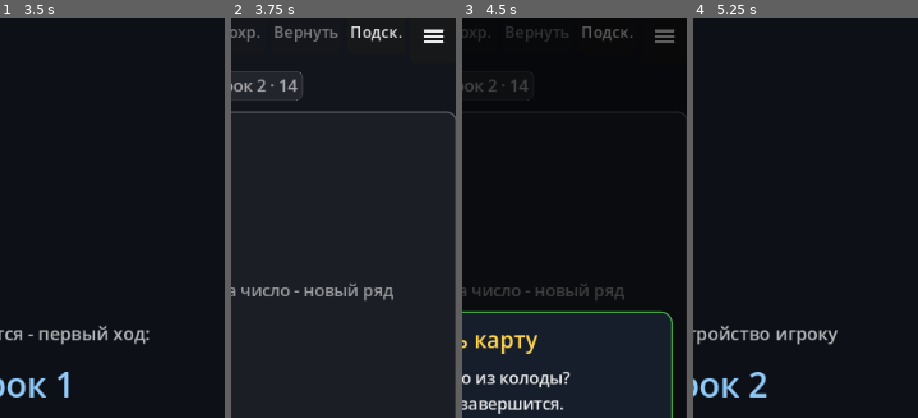
Above: before the commit, frames 1-4 (left to right).
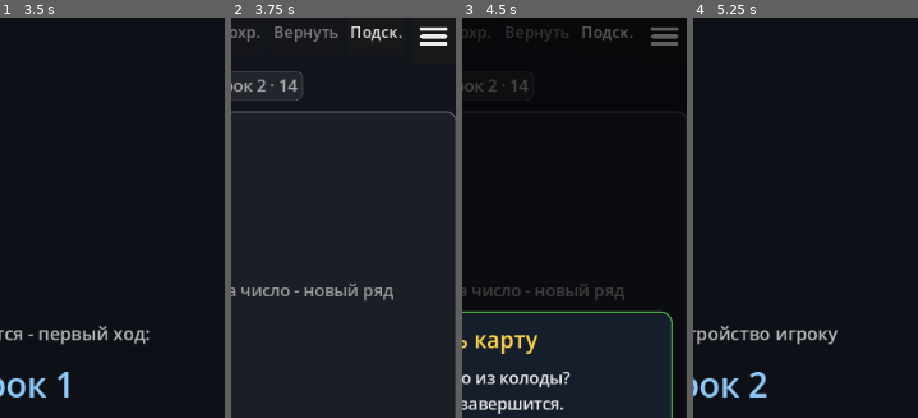
Above: after the commit, the same moments.

Repository: victor-osipov-dev/digital_game
Game: Godot game, scene res://scenes/main_menu.tscn
The game is run twice, just before and just after one commit, with the same random seed, the same clock (stepped at 60 frames per second) and the same inputs.
Inputs:
- Up to frame 1 (3.5 s): click "Начать" at 0.5 s; click "Колода 78" at 1.25 s; click "Подск." at 2 s; click "Взять" at 2.75 s
- Up to frame 2 (3.75 s): click "Готов(-а)" at 3.5 s
- Up to frame 3 (4.5 s): click "Колода 78" at 4.25 s
- Up to frame 4 (5.25 s): click "Взять" at 5 s
The pictures show only the part of the screen within x 48-98%, y 2-52%; the shares and areas given below are measured in that part.

Frame 1 is identical in both runs. In frame 2, 0.4% of the frame differs, in the area x 83-97%, y 2-7%; in frame 3, 0.4%; in frame 4, nothing differs.

Commit message:
Бургер вровень с рядом + колода с потолком Среднего
- Бургер был выше соседей: иконка 36px + поля стиля вылезали за
  touch(46). Размер значка теперь считается по факту (_fit_burger_icon:
  высота кнопки минус поля минус зазор, минимум 20) — иконка всегда
  влезает, высота равна соседям. Пин: бургер == подсказке по высоте.
- Колода на «Большом» как на «Среднем»: новый Settings.touch_capped +
  fs_capped(16, 1) для текста и touch_capped для минимума. Пины: текст
  21 и размер 1-в-1 со средним после пересборки.

Проверено: 21/22; test_online снова уронил кросс-токен живых серверов
(известный gossip-флак, соло чист, моих файлов не грузит). Web собран.

Co-Authored-By: Claude Opus 5 (1M context) <noreply@anthropic.com>

Diff:
--- a/scripts/core/settings.gd
+++ b/scripts/core/settings.gd
@@ -49,6 +49,13 @@
 func fs_capped(base: int, cap_scale: int) -> int:
 	var idx := clampi(mini(text_scale, cap_scale), 0, TEXT_SCALES.size() - 1)
 	return maxi(FS_MIN, int(round(base * TEXT_SCALES[idx])))
+
+
+## Тот же потолок для размеров контролов: кнопка колоды на «Большом»
+## остаётся как на «Среднем» (иначе она доминирует над строкой).
+func touch_capped(base: int, cap_scale: int) -> int:
+	var idx := clampi(mini(text_scale, cap_scale), 0, TEXT_SCALES.size() - 1)
+	return maxi(1, int(round(base * TEXT_SCALES[idx])))
 
 ## Размер интерактивного контроля (кнопки, поля ввода, переключатели).
 ## Растёт вместе с выбранным размером текста, чтобы пальцем было легко:
--- a/scripts/ui/game.gd
+++ b/scripts/ui/game.gd
@@ -312,8 +312,12 @@
 
 	deck_button = Button.new()
 	deck_button.clip_text = true
-	deck_button.custom_minimum_size = Vector2(Settings.touch_w(92), Settings.touch(52))
-	deck_button.add_theme_font_size_override("font_size", Settings.fs(16))
+	# Размер и текст с потолком «Среднего»: на «Большом» колода остаётся
+	# как на среднем, а не доминирует над строкой.
+	deck_button.custom_minimum_size = Vector2(
+		mini(float(Settings.touch_capped(92, 1)), get_viewport_rect().size.x * 0.44),
+		Settings.touch_capped(52, 1))
+	deck_button.add_theme_font_size_override("font_size", Settings.fs_capped(16, 1))
 	deck_button.pressed.connect(_on_deck_pressed)
 	var deck_sb := StyleBoxFlat.new()
 	deck_sb.bg_color = Color("2F3B4C")
@@ -386,7 +390,6 @@
 	# фолбэка там же нет. Та же техника, что у рисованных иконок чекбоксов
 	# в ui_theme (PNG ради иконки не везём).
 	_burger_btn.text = ""
-	_burger_btn.icon = _burger_icon(36)
 	_burger_btn.expand_icon = false
 	# Иконка строго по центру: выравнивания задаём явно, а clip_text
 	# убираем — именно он при пустом тексте прижимал иконку к левому краю.
@@ -399,6 +402,9 @@
 	_burger_btn.pressed.connect(_toggle_burger_menu)
 	_burger_btn.visible = false
 	top.add_child(_burger_btn)
+	# Размер значка — по факту: иконка + поля стиля обязаны влезать в
+	# высоту кнопки, иначе бургер выше соседей (ловили вживую).
+	_burger_btn.icon = _fit_burger_icon()
 
 	# Ловец кликов мимо меню: закрывает бургер и съедает нажатие,
 	# чтобы оно не проваливалось в стол. Лежит под панелью, над всем
@@ -861,6 +867,16 @@
 	var w := maxi(1, int(round(float(h) * float(img.get_width()) / float(maxi(1, img.get_height())))))
 	img.resize(w, h, Image.INTERPOLATE_LANCZOS)
 	return ImageTexture.create_from_image(img)
+
+
+## Размер значка-бургера под высоту кнопки: иконка + поля стиля минус
+## небольшой зазор. Не меньше 20 px, чтобы полосы не сливались.
+func _fit_burger_icon() -> ImageTexture:
+	var vpad := 12.0
+	var sb := _burger_btn.get_theme_stylebox("normal")
+	if sb != null:
+		vpad = sb.content_margin_top + sb.content_margin_bottom
+	return _burger_icon(maxi(20, int(Settings.touch(46) - vpad - 4.0)))
 
 
 ## Значок-бургер s×s: три белые полосы со скруглёнными концами на
--- a/tests/check_scene.gd
+++ b/tests/check_scene.gd
@@ -114,6 +114,7 @@
 	_flow_center_checks()
 	await _burger_checks()
 	_hint_icon_checks()
+	await _deck_cap_checks()
 	await _topbar_width_checks()
 	await _topbar_capped_checks()
 	_button_radius_audit(inst)
@@ -202,6 +203,14 @@
 		var mid := bimg.get_pixel(bimg.get_width() / 2, bimg.get_height() / 2)
 		check(mid.a > 0.5, "burger middle bar is painted")
 		check(bimg.get_pixel(0, 0).a < 0.1, "burger corners stay transparent")
+	# Значок + поля обязаны влезать в высоту кнопки: иначе бургер выше
+	# соседей (ловили вживую). Сверяем с подсказкой из того же ряда.
+	var hint2 := inst.get("hint_btn") as Button
+	if hint2 != null:
+		var bh := (burger as Button).get_combined_minimum_size().y
+		var hh := hint2.get_combined_minimum_size().y
+		check(absf(bh - hh) <= 1.0,
+			"burger same height as hint (%.0f vs %.0f)" % [bh, hh])
 	var box = inst.get("_burger_box")
 	var bar = inst.get("_top_actions")
 	var overflowed := true
@@ -277,6 +286,35 @@
 		check(need1 > need0, "need() counts icon width (%.0f -> %.0f)"
 			% [need0, need1])
 		hint.icon = null
+
+
+func _deck_cap_checks() -> void:
+	# Колода на «Большом» остаётся как на «Среднем»: размер и текст.
+	var saved_scale: int = settings.text_scale
+	settings.text_scale = 2
+	inst.call("_rebuild_ui")
+	for i in range(3):
+		await process_frame
+	var deck := inst.get("deck_button") as Button
+	check(deck != null, "deck button exists after rebuild")
+	if deck == null:
+		return
+	check(deck.get_theme_font_size("font_size") == settings.fs_capped(16, 1),
+		"deck text capped at Medium on Big (got %d)"
+			% deck.get_theme_font_size("font_size"))
+	var big_min := deck.get_combined_minimum_size()
+	settings.text_scale = 1
+	inst.call("_rebuild_ui")
+	for i in range(3):
+		await process_frame
+	var deckm := inst.get("deck_button") as Button
+	check(big_min.is_equal_approx(deckm.get_combined_minimum_size()),
+		"deck size same on Big as Medium (%.0f vs %.0f)"
+			% [big_min.x, deckm.get_combined_minimum_size().x])
+	settings.text_scale = saved_scale
+	inst.call("_rebuild_ui")
+	for i in range(3):
+		await process_frame
 
 
 func _topbar_width_checks() -> void:
